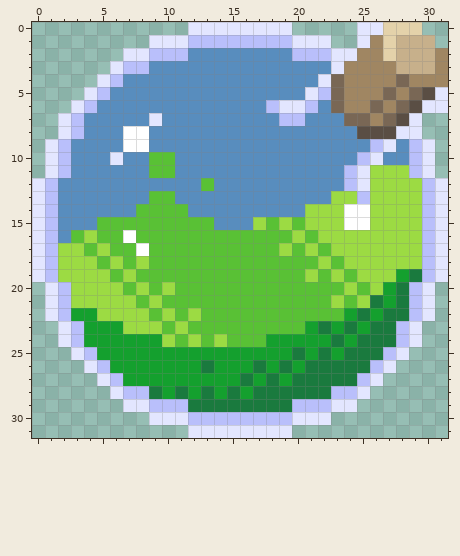
Edited in one commit: pixel-art sprite (icon.png). Above, as it was before the edit.
The file is 128x128 pixels, drawn in blocks of 4x4; one block is one cell here.
After the commit:
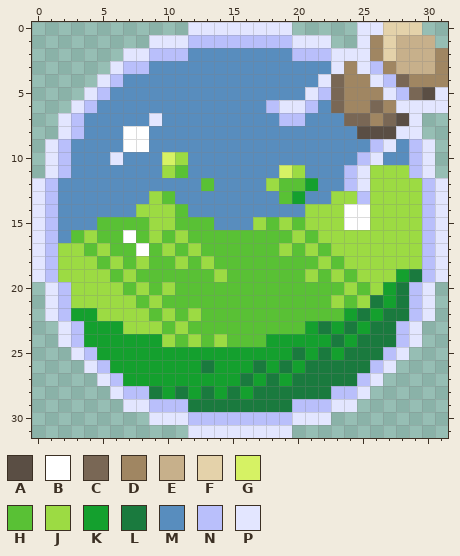
Palette (. is transparent): A #5a4e44  B #ffffff  C #796755  D #a08662  E #c7b08b  F #e4d2aa  G #d6f264  H #59c135  J #9cdb43  K #14a02e  L #1a7a3e  M #588dbe  N #b9bffb  P #e3e6ff
Diff:
@@ x 23..31 @@
  1 ..PDFEEE.
- 2 PPDDFEEED
- 3 PDDDDEEED
- 4 CDDDDCDDD
- 5 CDDDCDCAP
- 6 CDDCDCAPP
+ 2 PPPDFEEED
+ 3 PDPNDEEED
+ 4 CDDPNCDDD
+ 5 CDDDPNCAP
+ 6 CDDCDPPPP
  7 MCCDCAP..
@@ x 6..23 @@
  9 MBBMMMMMMMMMMMMMMM
-10 PMMHHMMMMMMMMMMMMM
-11 MMMHHMMMMMMMMMMMMM
-12 MMMMMMMHMMMMMMMMMM
-13 MMMHHMMMMMMMMMMMMJ
-14 MMHHHHMMMMMMMMMJJJ
-15 HHHHHHHHMMMJHJHJJJ
-16 HBHHHHHHHHHHHHJHJJ
-17 HHBHHHHHHHHHHJHJHJ
-18 JHJHHHHHHHHHHHHHJH
-19 HJHHHHHHHHHHHHHJHJ
+10 PMMMGJMMMMMMMMMMMM
+11 MMMMJHMMMMMMMGJMMM
+12 MMMMMMMHMMMMJHHKMM
+13 MMMJHMMMMMMMMHKMMJ
+14 MMJJJHMMMMMMMMMJJJ
+15 HHHJJHHHMMMJHJHJJJ
+16 HBHJHJHHHHHHHHJHJJ
+17 HHBHJHJHHHHHHJHJHJ
+18 JHJHHJHJHHHHHHHHJH
+19 HJHHHHHHJHHHHHHJHJ
 20 JHJHJHHHHHHHHHHHHH
Where, in picture pixels (left, top, right, bottom), the same in both pictures:
changed: (357, 48, 422, 113)
changed: (136, 152, 227, 282)
changed: (266, 165, 318, 204)
